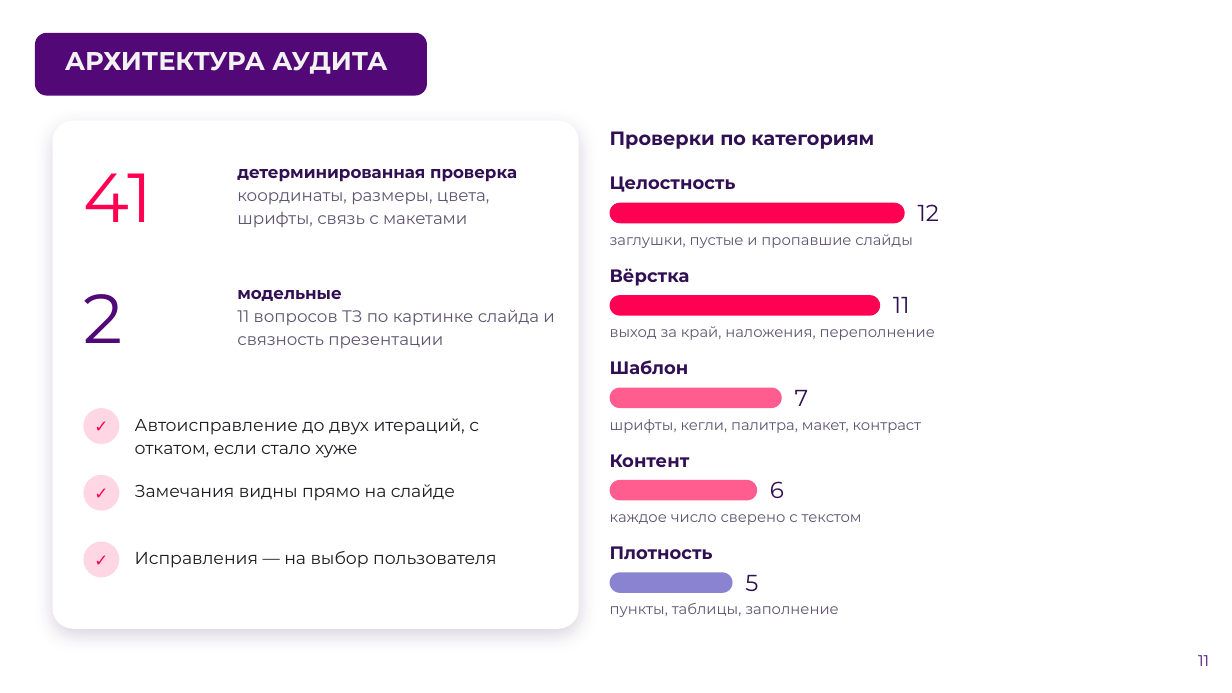
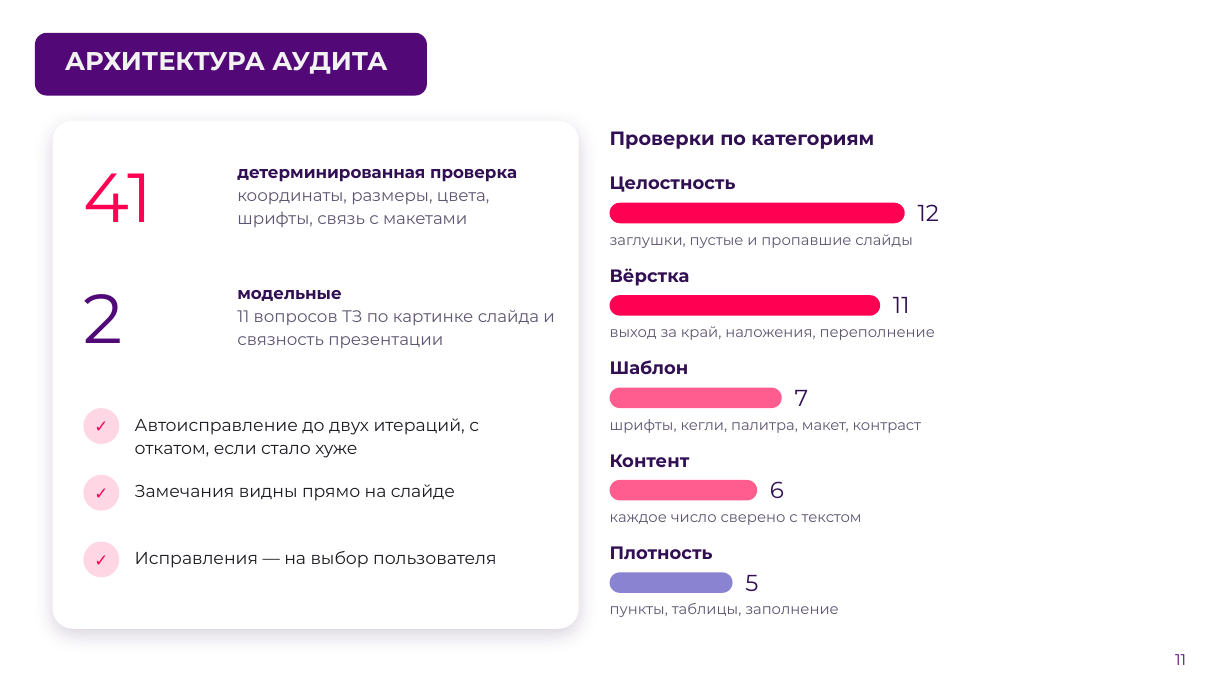
Before and after one commit to hl0pch1k/verstka, a slide deck: slide 11 of docs/presentation/verstka-pitch.pptx. Drawn at 1232x693 pixels with LibreOffice and Linux fonts; fonts in the diff are those of the drawing; background and template pictures are left out. Boxes give left, top, right and bottom in pixels: in the first picture for what was removed or moved away, otherwise in the second. Text is boxed around its words. In the diff, an @@ line names an element or a change of style, - is before the commit and + after.

```diff
--- a/docs/presentation/verstka-pitch.pptx
+++ b/docs/presentation/verstka-pitch.pptx
@@ page number: place and size @@
-page number at box(1198, 655, 1209, 666)
+page number at box(1175, 654, 1186, 665)
```
Also in this commit, not shown: 10 other slides changed, 1 other file.
